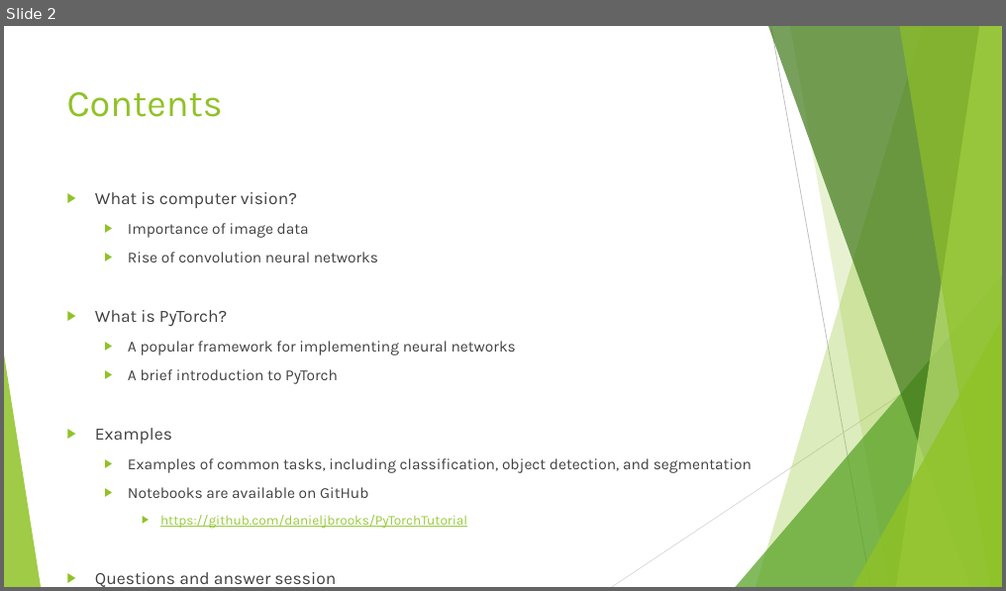
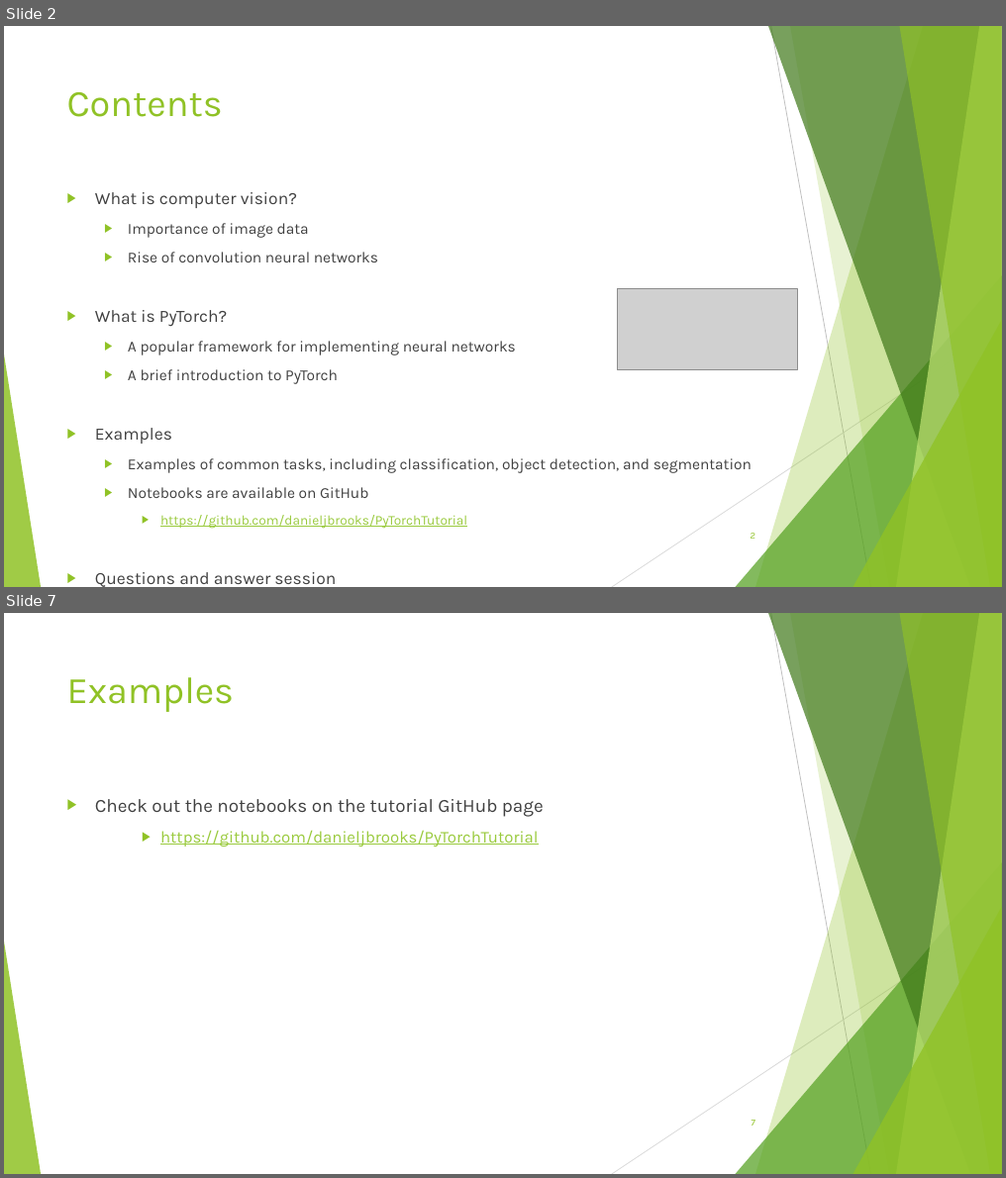
Before and after one commit to danieljbrooks/PyTorchTutorial, a slide deck: computer_vision.pptx. Shown one above the other, each under a label of ours: slide 2 before the commit, slides 2 and 7 after it; the slides between them are not shown. The pictures are 1006x591 and 1006x1178 pixels, drawn with LibreOffice and Linux fonts; fonts in the diff are those of the drawing; grey boxes stand for pictures. Boxes give left, top, right and bottom in pixels: in the first picture for what was removed or moved away, otherwise in the second. Text is boxed around its words. In the diff, an @@ line names an element or a change of style, - is before the commit and + after.

```diff
--- a/computer_vision.pptx
+++ b/computer_vision.pptx
@@ slide 7 added at (4, 613, 1002, 1174), background #FFFFFF; not listed: 10 template elements that a slide beside it also shows @@
@@ title added at (67, 677, 235, 712), 36 pt, text #90C226 @@
+Examples
@@ text added at (95, 799, 544, 847), 16 pt, text #99CA3C, underline @@
+▶ Check out the notebooks on the tutorial GitHub page
+    ▶ https://github.com/danieljbrooks/PyTorchTutorial
@@ page number added at (751, 1120, 755, 1126), 9 pt, text #90C226 @@
+7
@@ slide 2 changed as well @@
@@ picture added at (617, 288, 798, 371) @@
@@ page number added at (750, 533, 755, 539), 9 pt, text #90C226 @@
+2
```
Also in this commit, not shown: 1 other slide changed, 6 other slides added.
